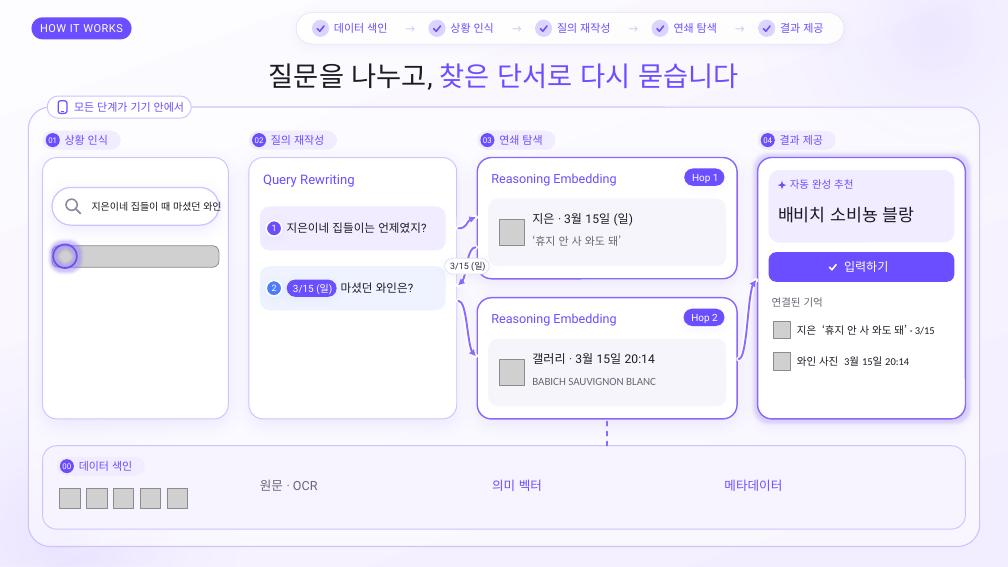
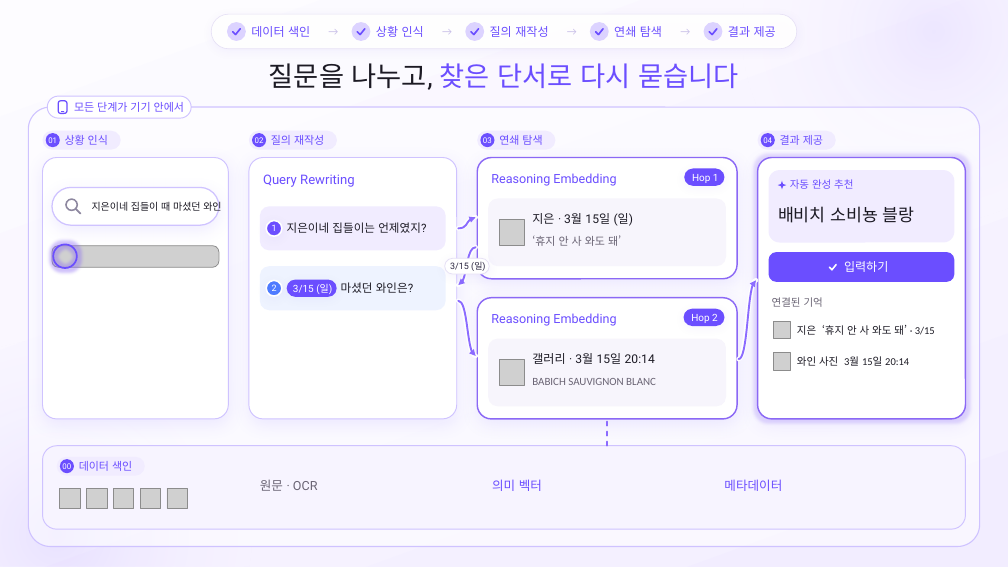
Before and after one commit to SB-Jo/t3, a slide deck: slide 19 of weave/결선준비/09_HowItWorks/HowItWorks_Argon_claude.pptx (slide 18 before the commit). Drawn at 1008x567 pixels with LibreOffice and Linux fonts; fonts in the diff are those of the drawing; grey boxes stand for pictures. Boxes give left, top, right and bottom in pixels: in the first picture for what was removed or moved away, otherwise in the second. Text is boxed around its words. In the diff, an @@ line names an element or a change of style, - is before the commit and + after.

```diff
--- a/weave/결선준비/09_HowItWorks/HowItWorks_Argon_claude.pptx
+++ b/weave/결선준비/09_HowItWorks/HowItWorks_Argon_claude.pptx
@@ rounded rectangle removed at (32, 17, 132, 39) @@
-HOW IT WORKS
@@ rounded rectangle: place and size @@
-rounded rectangle at (296, 13, 845, 45)
+rounded rectangle at (211, 14, 797, 49)
@@ ellipse: place and size @@
-ellipse at (758, 20, 776, 37)
+ellipse at (227, 22, 246, 41)
@@ freeform shape: place and size @@
-freeform shape at (318, 29, 320, 31)
+freeform shape at (236, 29, 240, 35)
@@ size 10.5 to 11.5 pt in 5 elements at (728, 26, 776, 37), (614, 26, 662, 37), (490, 26, 548, 37), (376, 26, 424, 37), (251, 26, 310, 37) @@
@@ text "데이터 색인": place and size @@
-text "데이터 색인" at (334, 23, 387, 33)
+text "데이터 색인" at (251, 26, 310, 37)
@@ size 10 to 10.5 pt in 4 elements at (439, 14, 456, 49), (677, 14, 694, 49), (563, 14, 581, 49), (325, 14, 343, 49) @@
@@ text "→": place and size @@
-text "→" at (731, 13, 749, 45)
+text "→" at (325, 14, 343, 49)
@@ ellipse: place and size @@
-ellipse at (312, 20, 330, 37)
+ellipse at (352, 22, 371, 41)
@@ freeform shape: place and size @@
-freeform shape at (434, 29, 436, 31)
+freeform shape at (360, 29, 364, 35)
@@ text "상황 인식": place and size @@
-text "상황 인식" at (450, 23, 494, 33)
+text "상황 인식" at (376, 26, 424, 37)
@@ text "→": place and size @@
-text "→" at (402, 13, 419, 45)
+text "→" at (439, 14, 456, 49)
@@ ellipse: place and size @@
-ellipse at (429, 20, 446, 37)
+ellipse at (465, 22, 484, 41)
@@ freeform shape: place and size @@
-freeform shape at (541, 29, 543, 31)
+freeform shape at (474, 29, 479, 35)
@@ text "질의 재작성": place and size @@
-text "질의 재작성" at (557, 23, 610, 33)
+text "질의 재작성" at (490, 26, 548, 37)
@@ text "→": place and size @@
-text "→" at (508, 13, 526, 45)
+text "→" at (563, 14, 581, 49)
@@ ellipse: place and size @@
-ellipse at (535, 20, 553, 37)
+ellipse at (590, 22, 609, 41)
@@ freeform shape: place and size @@
-freeform shape at (657, 29, 659, 31)
+freeform shape at (599, 29, 603, 35)
@@ text "연쇄 탐색": place and size @@
-text "연쇄 탐색" at (674, 23, 717, 33)
+text "연쇄 탐색" at (614, 26, 662, 37)
@@ text "→": place and size @@
-text "→" at (625, 13, 642, 45)
+text "→" at (677, 14, 694, 49)
@@ ellipse: place and size @@
-ellipse at (652, 20, 669, 37)
+ellipse at (704, 22, 723, 41)
@@ freeform shape: place and size @@
-freeform shape at (764, 29, 766, 31)
+freeform shape at (712, 29, 717, 35)
@@ text "결과 제공": place and size @@
-text "결과 제공" at (780, 23, 823, 33)
+text "결과 제공" at (728, 26, 776, 37)
@@ freeform shape removed at (766, 26, 771, 31) @@
@@ freeform shape added at (233, 32, 236, 35), outline #6B4EFF 1.57 pt @@
@@ freeform shape: place and size @@
-freeform shape at (320, 26, 324, 31)
+freeform shape at (358, 32, 361, 35)
@@ freeform shape: place and size @@
-freeform shape at (436, 26, 441, 31)
+freeform shape at (471, 32, 474, 35)
@@ outline #6B4EFF 1.5 pt to #6B4EFF 1.57 pt in 9 elements at (712, 29, 717, 35), (599, 29, 603, 35), (474, 29, 479, 35), (360, 29, 364, 35), (236, 29, 240, 35), (471, 32, 474, 35), (358, 32, 361, 35), (709, 32, 712, 35), (596, 32, 599, 35) @@
@@ freeform shape: place and size @@
-freeform shape at (543, 26, 547, 31)
+freeform shape at (596, 32, 599, 35)
@@ freeform shape: place and size @@
-freeform shape at (659, 26, 664, 31)
+freeform shape at (709, 32, 712, 35)
```
Also in this commit, not shown: 28 other slides changed, 54 other files.
